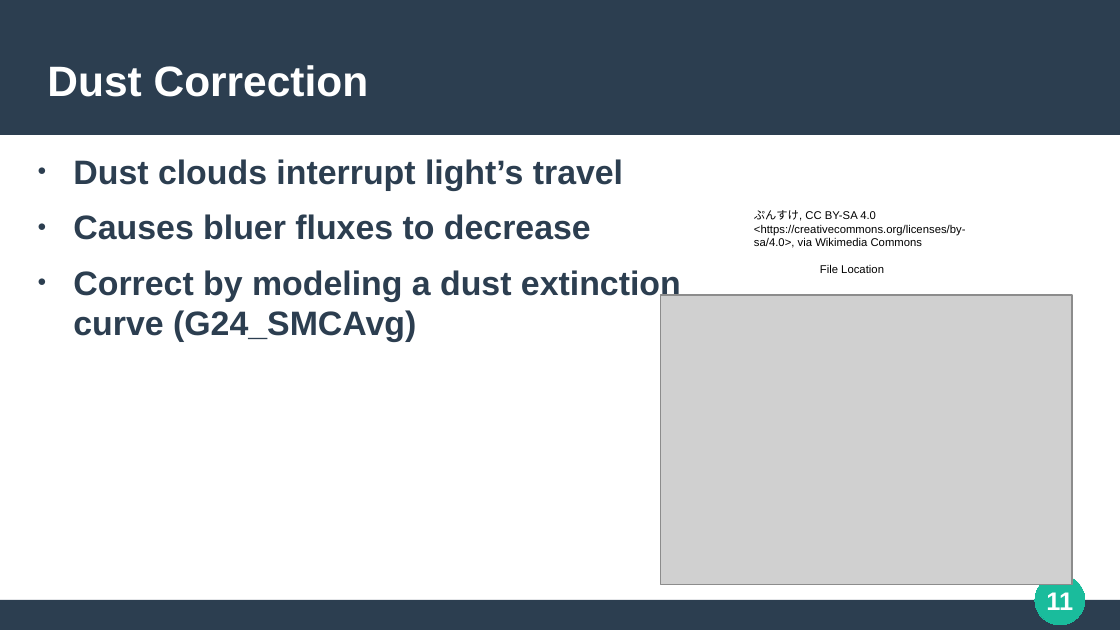
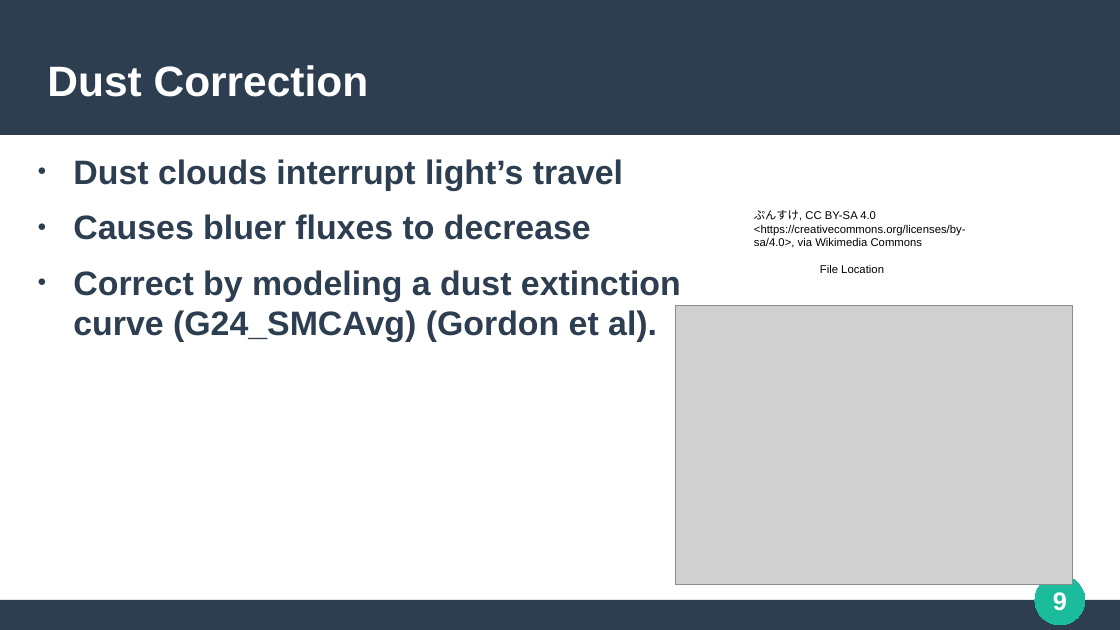
Before and after one commit to SmoolPerson/LRD-helium-analysis, a slide deck: slide 9 of media/presentation/Helium.odp (slide 11 before the commit). Drawn at 1120x630 pixels with LibreOffice and Linux fonts; fonts in the diff are those of the drawing; grey boxes stand for pictures. Boxes give left, top, right and bottom in pixels: in the first picture for what was removed or moved away, otherwise in the second. Text is boxed around its words. In the diff, an @@ line names an element or a change of style, - is before the commit and + after.

```diff
--- a/media/presentation/Helium.odp
+++ b/media/presentation/Helium.odp
@@ text at [73, 270, 681, 342]: text changed @@
-● Correct by modeling a dust extinction curve (G24_SMCAvg)
+● Correct by modeling a dust extinction curve (G24_SMCAvg) (Gordon et al).
@@ picture: place and size @@
-picture at [661, 295, 1072, 584]
+picture at [675, 306, 1072, 584]
@@ page number at [1053, 592, 1067, 611]: text changed @@
-11
+9
```
Also in this commit, not shown: 12 other slides changed, 2 slides added, 4 slides removed, 1 other file.
